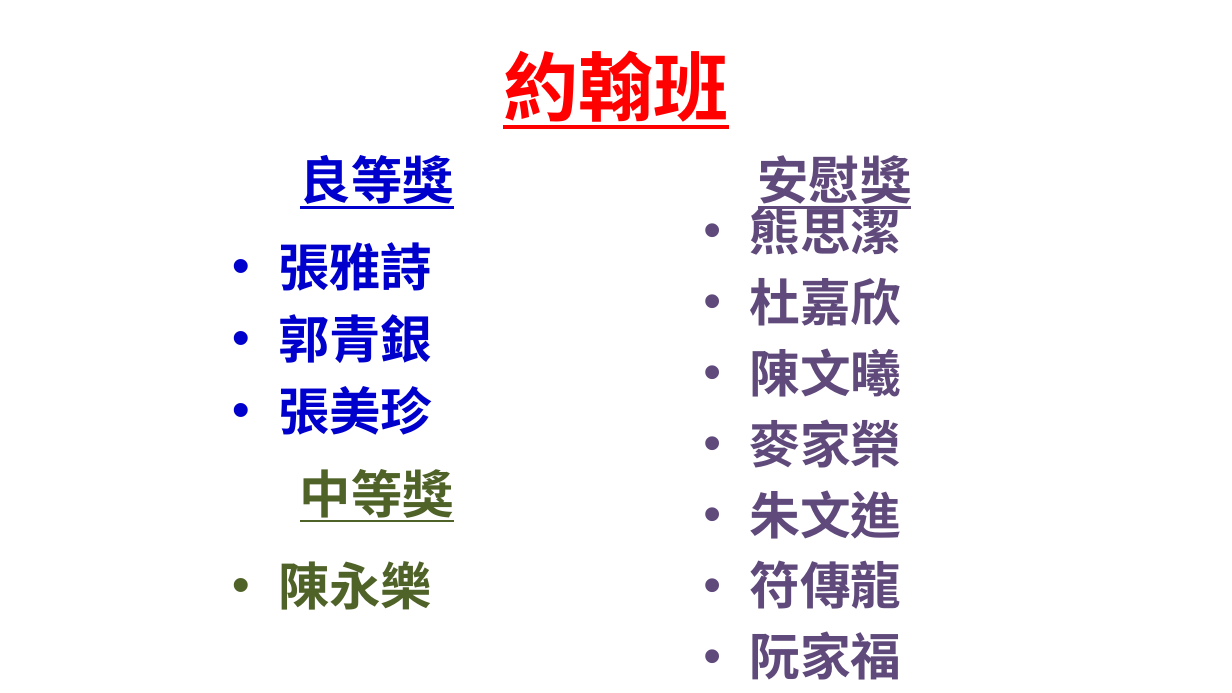
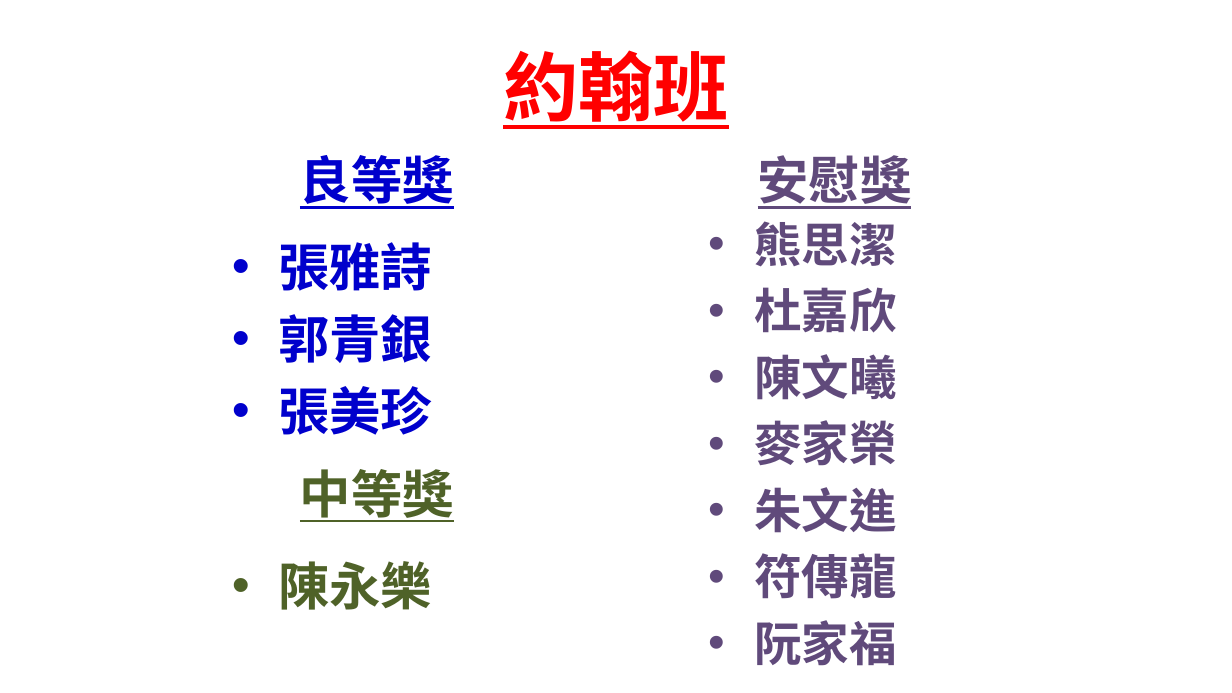
Before and after one commit to batisuoc/bible-school, a slide deck: slide 8 of 2022年主日學結業禮頒獎.pptx (slide 3 before the commit). Drawn at 1232x693 pixels with LibreOffice and Linux fonts; fonts in the diff are those of the drawing; background and template pictures are left out. Boxes give left, top, right and bottom in pixels: in the first picture for what was removed or moved away, otherwise in the second. Text is boxed around its words. In the diff, an @@ line names an element or a change of style, - is before the commit and + after.

```diff
--- a/2022年主日學結業禮頒獎.pptx
+++ b/2022年主日學結業禮頒獎.pptx
@@ text "熊思潔" at [754,221,896,666]: size 39.5 to 37 pt @@
```
Also in this commit, not shown: 3 other slides changed, 9 slides added.
